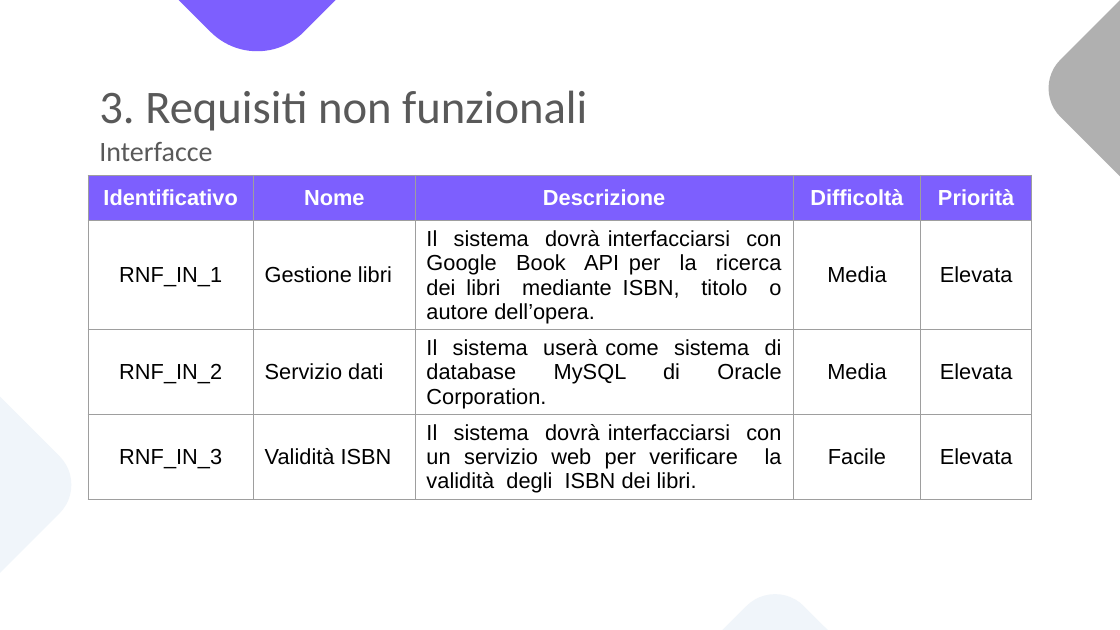
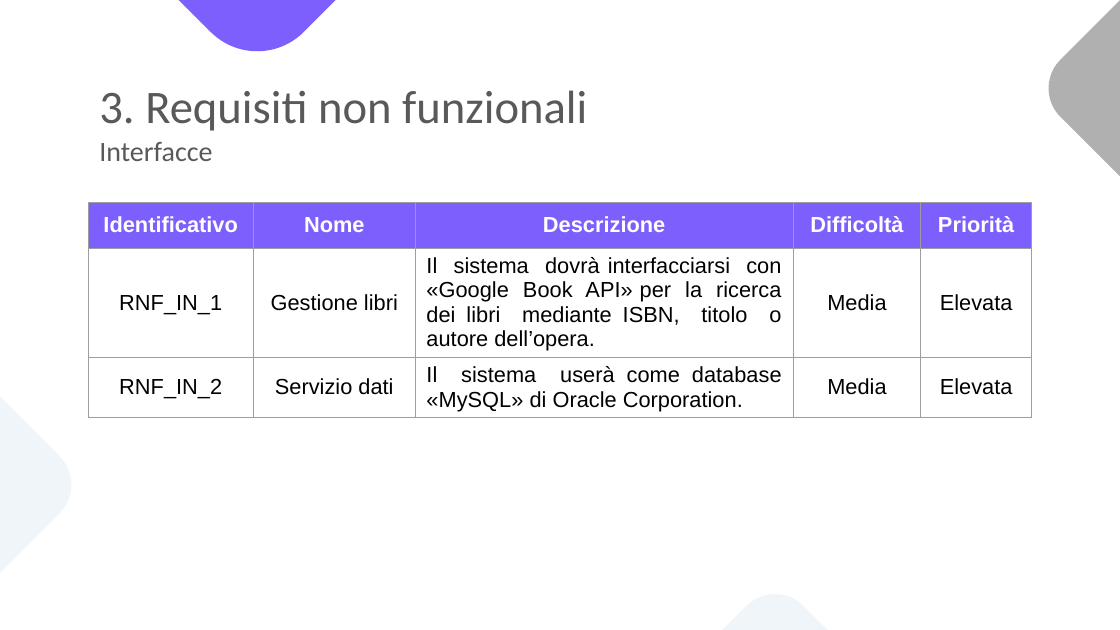
Before and after one commit to notjuary/Bookster_Classe03, a slide deck: slide 18 of DOC/Presentazione.pptx. Drawn at 1120x630 pixels with LibreOffice and Linux fonts; fonts in the diff are those of the drawing. Boxes give left, top, right and bottom in pixels: in the first picture for what was removed or moved away, otherwise in the second. Text is boxed around its words. In the diff, an @@ line names an element or a change of style, - is before the commit and + after.

```diff
--- a/DOC/Presentazione.pptx
+++ b/DOC/Presentazione.pptx
@@ table at (x1=88, y1=203, x2=1034, y2=428) @@
-row 2: RNF_IN_1 | Gestione libri | Il sistema dovrà interfacciarsi con Google Book API per la ricerca dei libri mediante ISBN, titolo o autore dell’opera. | Media | Elevata
-row 3: RNF_IN_2 | Servizio dati | Il sistema userà come sistema di database MySQL di Oracle Corporation. | Media | Elevata
-row 4: RNF_IN_3 | Validità ISBN | Il sistema dovrà interfacciarsi con un servizio web per verificare la validità degli ISBN dei libri. | Facile | Elevata
+row 2: RNF_IN_1 | Gestione libri | Il sistema dovrà interfacciarsi con «Google Book API» per la ricerca dei libri mediante ISBN, titolo o autore dell’opera. | Media | Elevata
+row 3: RNF_IN_2 | Servizio dati | Il sistema userà come database «MySQL» di Oracle Corporation. | Media | Elevata
@@ table resized from (x1=88, y1=176, x2=1034, y2=516) to (x1=88, y1=203, x2=1034, y2=428) @@
```
Also in this commit, not shown: 57 other slides changed, 1 slide removed.
